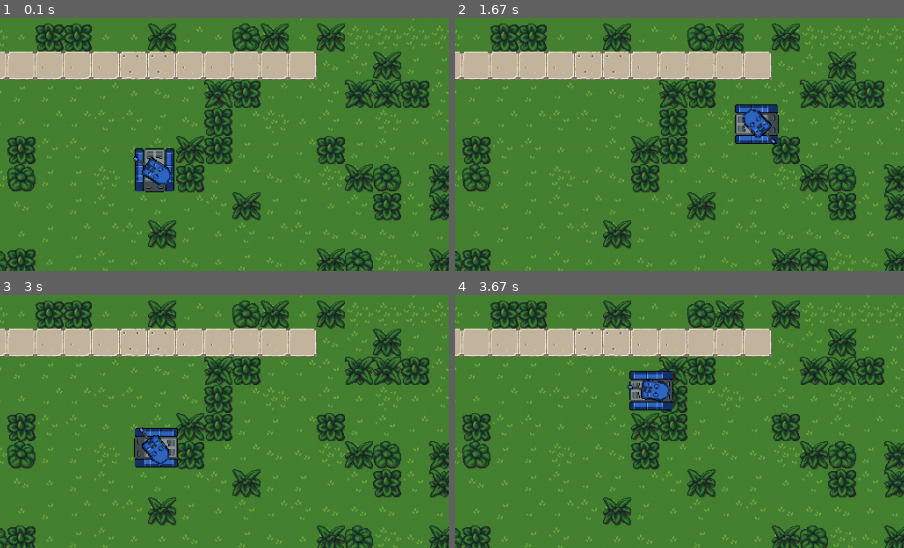
Above: before the commit, frames 1-4 (two rows, left to right).
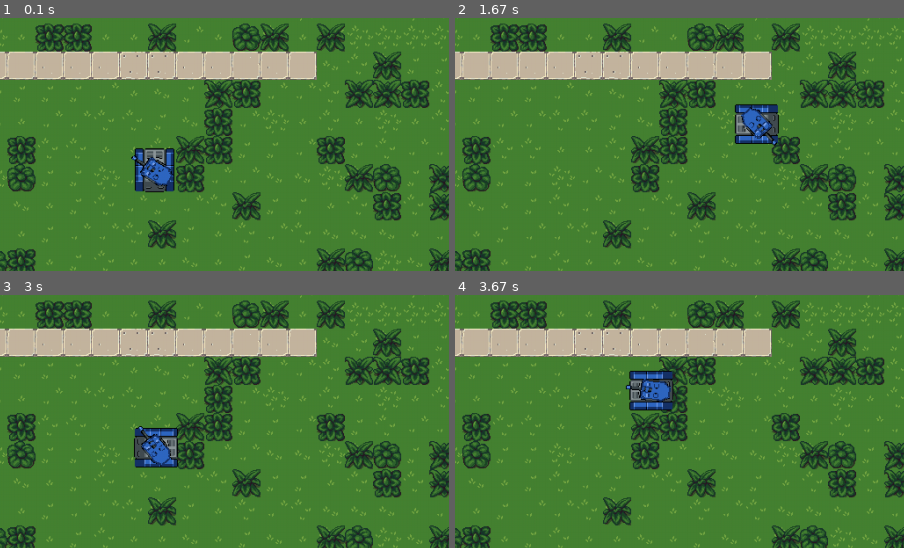
Above: after the commit, the same moments.

Repository: brasi07/Acero_en_Llamas_pygame
Game: pygame game, started from src/main.py
Two runs of this game, one before a commit and one after it. Both use one fixed random seed, a clock stepped at 60 frames per second and the inputs below.
Inputs (mouse positions are % of the whole screen's width and height, from its top left):
- Up to frame 1 (0.1 s): no input
- Up to frame 2 (1.67 s): hold Right 0.33-0.8 s; move the mouse to (46, 54) at 0.37 s; hold Up 0.83-1.13 s; move the mouse to (60, 72) at 0.87 s; hold Right 1.17-1.63 s; move the mouse to (87, 85) at 1.2 s
- Up to frame 3 (3 s): hold Left 1.67-2.2 s; move the mouse to (26, 30) at 1.7 s; hold Down 2.23-2.53 s; move the mouse to (47, 33) at 2.27 s; hold Left 2.57-2.97 s; move the mouse to (34, 17) at 2.6 s
- Up to frame 4 (3.67 s): hold Up 3-3.37 s; move the mouse to (12, 28) at 3.03 s; hold Right from 3.4 s (still down); move the mouse to (18, 37) at 3.43 s
The pictures show only the part of the screen within x 33-83%, y 27-77%; the shares and areas given below are measured in that part.

The runs differ from the first frame. In frame 1, 0.3% of the frame differs, in the area x 29-39%, y 54-67%; in frame 2, 0.3%; in frame 3, 0.3%, in the area x 30-39%, y 51-68%; in frame 4, 0.3%.

Commit message:
Modificando carga sprites + esqueleto enemigos

Diff:
--- a/src/bullet.py
+++ b/src/bullet.py
@@ -13,7 +13,7 @@
                         for i in range(1, 11)]
 
     def __init__(self, cannon_tip, angulo, tipoColision):
-        self.imagen = self.escalar_y_cargar("../res/entidades/balas/bala.png", settings.RESIZE_PLAYER * 0.07, settings.RESIZE_PLAYER * 0.07)
+        self.imagen = self.escalar_y_cargar(self, "../res/entidades/balas/bala.png", settings.RESIZE_PLAYER * 0.07, settings.RESIZE_PLAYER * 0.07)
         self.x, self.y = cannon_tip
 
         super().__init__(self.x, self.y, self.imagen, tipoColision)
@@ -29,9 +29,6 @@
         self.tiempo_colision = 0
         self.frame_actual = 0
 
-    def escalar_y_cargar(self, ruta, resizex, resizey):
-        imagen = pygame.image.load(ruta)
-        return pygame.transform.scale(imagen, (resizex * settings.TILE_SIZE, resizey * settings.TILE_SIZE))
 
     def check_collision(self, other_element):
 
--- a/src/elements.py
+++ b/src/elements.py
@@ -1,4 +1,5 @@
 import pygame
+import settings
 from settings import CollisionLayer, COLLISION_RULES
 
 class Elemento:
@@ -39,6 +40,11 @@
             return True  # Si no hay máscaras, pero hay colisión de rectángulos
         return False
 
+    @staticmethod
+    def escalar_y_cargar(self, ruta, resizex, resizey):
+        imagen = pygame.image.load(ruta)
+        return pygame.transform.scale(imagen, (resizex * settings.TILE_SIZE, resizey * settings.TILE_SIZE))
+
 class Boton(Elemento):
     def __init__(self, x, y, imagen):
         super().__init__(x, y, imagen, CollisionLayer.NONE)
--- a/src/enemy.py
+++ b/src/enemy.py
@@ -2,21 +2,42 @@
 import pygame
 import settings
 from settings import CollisionLayer, COLLISION_RULES
-from elements import Elemento
+from tank import Tank
 
-class Enemy(Elemento):
-    def __init__(self, x, y):
-        self.sprites = {
-            "abajo": self.escalar_y_cargar("../res/enemigos/tanque_rojo.png"),
-        }
-        super().__init__(x, y, self.sprites["abajo"], CollisionLayer.ENEMY)
+class EnemyState:
+    PATROLLING = "patrolling"
+    CHASING = "chasing"
+    ATTACKING = "attacking"
 
-    def escalar_y_cargar(self, ruta):
-        imagen = pygame.image.load(ruta)
-        return pygame.transform.scale(imagen, (settings.TILE_SIZE * settings.RESIZE_PLAYER, settings.TILE_SIZE * settings.RESIZE_PLAYER))
+class Enemy(Tank):
+
+    def __init__(self, vida, velocidad, x, y, resizex, resizey, tank_type):
+
+        super().__init__(vida, velocidad, x, y, resizex, resizey, tank_type=tank_type, collision_layer=CollisionLayer.ENEMY, ruta="../res/entidades/enemigos/")
+
+        # Inicializamos en patrulla
+        self.state = EnemyState.PATROLLING
+
 
     def update(self):
+        if self.state == EnemyState.PATROLLING:
+            # Movimiento en una ruta fija
+            pass
+        elif self.state == EnemyState.CHASING:
+            # Movimiento hacia el jugador
+            pass
+        elif self.state == EnemyState.ATTACKING:
+            # Animación de ataque o colisión
+            pass
         pass  # Aquí iría la IA de movimiento
 
     def draw(self, pantalla):
         pantalla.blit(self.image, self.rect)
+
+    # def distancia_player(self, player):
+
+
+class Enemy_Brown(Enemy):
+
+    def __init__(self, x, y):
+        super().__init__(3, 3, x, y, settings.RESIZE_ENEMY_BROWN, settings.RESIZE_ENEMY_BROWN, "_brown")
--- a/src/player.py
+++ b/src/player.py
@@ -15,7 +15,7 @@
 
     def __init__(self, x, y):
         # Llamamos primero al constructor de la clase base (Tank)
-        super().__init__(3, 3, x, y, CollisionLayer.PLAYER, "../res/entidades/jugador/")
+        super().__init__(3, 3, x, y, settings.RESIZE_PLAYER, settings.RESIZE_PLAYER, collision_layer=CollisionLayer.PLAYER, ruta="../res/entidades/jugador/")
 
         # Equipamos armas
         self.armas_secundarias = [None, weapon.Dash(), weapon.Escopeta()]  # Lista de armas
@@ -87,7 +87,7 @@
         if self.arma_secundaria is not None:
             self.arma_secundaria.cambio_de_arma(self)
         else:
-            self.sprites["cannon"] = self.escalar_y_cargar("../res/entidades/jugador/armas/tanque_canon.png")
+            self.sprites["cannon"] = self.cargar_canon_base("../res/entidades/jugador/")
             self.sprite_arma_secundaria = None
 
     def dibujar_arma_secundaria(self, mundo):
--- a/src/settings.py
+++ b/src/settings.py
@@ -4,6 +4,13 @@
 ANCHO, ALTO = 1024, 576
 
 RESIZE_PLAYER = 2.5
+RESIZE_CANNON = 2.0
+
+RESIZE_ENEMY_BROWN = 2.1
+RESIZE_ENEMY_GREEN = 2.3
+RESIZE_ENEMY_ = 2.5
+RESIZE_ENEMY_BROWN = 2.7
+
 TILE_SIZE = 32
 
 COOLDOWN = 2000
--- a/src/tank.py
+++ b/src/tank.py
@@ -6,17 +6,19 @@
 from elements import Elemento
 from settings import CollisionLayer
 from weapon import Dash
+import spritesheet
 
 
 class Tank(Elemento):
-    def __init__(self, vida, velocidad, x, y, collision_layer=CollisionLayer.NONE, ruta=""):
+
+    def __init__(self, vida, velocidad, x, y, resizex, resizey, tank_type="", collision_layer=CollisionLayer.NONE, ruta=""):
 
         self.vida = vida
         self.velocidad = velocidad
         self.velocidad_base = 3
 
         # Generamos sprites para el tanque
-        self.sprites = self.generar_sprites(ruta)
+        self.sprites = self.generar_sprites(ruta, resizex, resizey, tank_type)
 
         # Llamamos a la clase base Elemento después de inicializar los atributos de Tank
         super().__init__(x, y, self.sprites["abajo"], collision_layer)
@@ -33,15 +35,11 @@
         self.ultimo_uso_secundaria = pygame.time.get_ticks()
         self.arma_secundaria = None
 
-    @staticmethod
-    def escalar_y_cargar(ruta):
-        imagen = pygame.image.load(ruta)
-        return pygame.transform.scale(imagen, (settings.TILE_SIZE * settings.RESIZE_PLAYER, settings.TILE_SIZE * settings.RESIZE_PLAYER))
+    def generar_sprites(self, ruta, resizex, resizey, tank_type):
+        sprite_base = self.escalar_y_cargar(self, ruta + "bodies/body_tracks" + tank_type + ".png", resizex, resizey)
+        sprite_base_45 = self.escalar_y_cargar(self, ruta + "bodies/body_tracks_45" + tank_type + ".png", resizex, resizey)
+        sprite_cannon = self.cargar_canon_base(ruta, tank_type=tank_type)
 
-    def generar_sprites(self, ruta):
-        sprite_base = self.escalar_y_cargar(ruta + "bodies/body_tracks.png")
-        sprite_base_45 = self.escalar_y_cargar(ruta + "bodies/body_tracks_45.png")
-        sprite_cannon = self.escalar_y_cargar(ruta + "armas/tanque_canon.png")
 
         return {
             "arriba": sprite_base,
@@ -54,6 +52,14 @@
             "abajo_derecha": pygame.transform.rotate(sprite_base_45, 180),
             "cannon": sprite_cannon
         }
+
+    def cargar_canon_base(self, ruta, tank_type=""):
+        weapon_sprite_sheet = spritesheet.SpriteSheet(ruta + "armas/weapons" + tank_type + ".png")
+        weapon_strip = weapon_sprite_sheet.load_strip((0, 0, 96, 96), 16, settings.ELIMINAR_FONDO)
+        weapon_sprites =  [pygame.transform.scale(frame, (settings.RESIZE_CANNON * settings.TILE_SIZE, settings.RESIZE_CANNON  * settings.TILE_SIZE)) for frame in weapon_strip]
+        sprite_cannon = weapon_sprites[0]
+        return sprite_cannon
+
 
     def establecer_posicion(self, x, y):
         self.rect_element.x = x
--- a/src/weapon.py
+++ b/src/weapon.py
@@ -59,7 +59,7 @@
         self.activo = False  # Indica si el Dash está activo
 
     def cambio_de_arma(self, tank):
-        tank.sprites["cannon"] = self.escalar_y_cargar_imagen("../res/entidades/jugador/armas/tanque_canon.png")
+        tank.sprites["cannon"] = tank.cargar_canon_base("../res/entidades/jugador/")
         tank.sprite_arma_secundaria = self.imagen_accesorio
 
     def activar(self, jugador):
Renamed: res/entidades/enemigos/bodies/body_tracks_brown_45.png -> res/entidades/enemigos/bodies/body_tracks_45_brown.png
Binary file added: res/entidades/enemigos/bodies/body_tracks_45_green.png
Binary file added: res/entidades/enemigos/bodies/body_tracks_45_purple.png
Binary file added: res/entidades/enemigos/bodies/body_tracks_45_red.png
